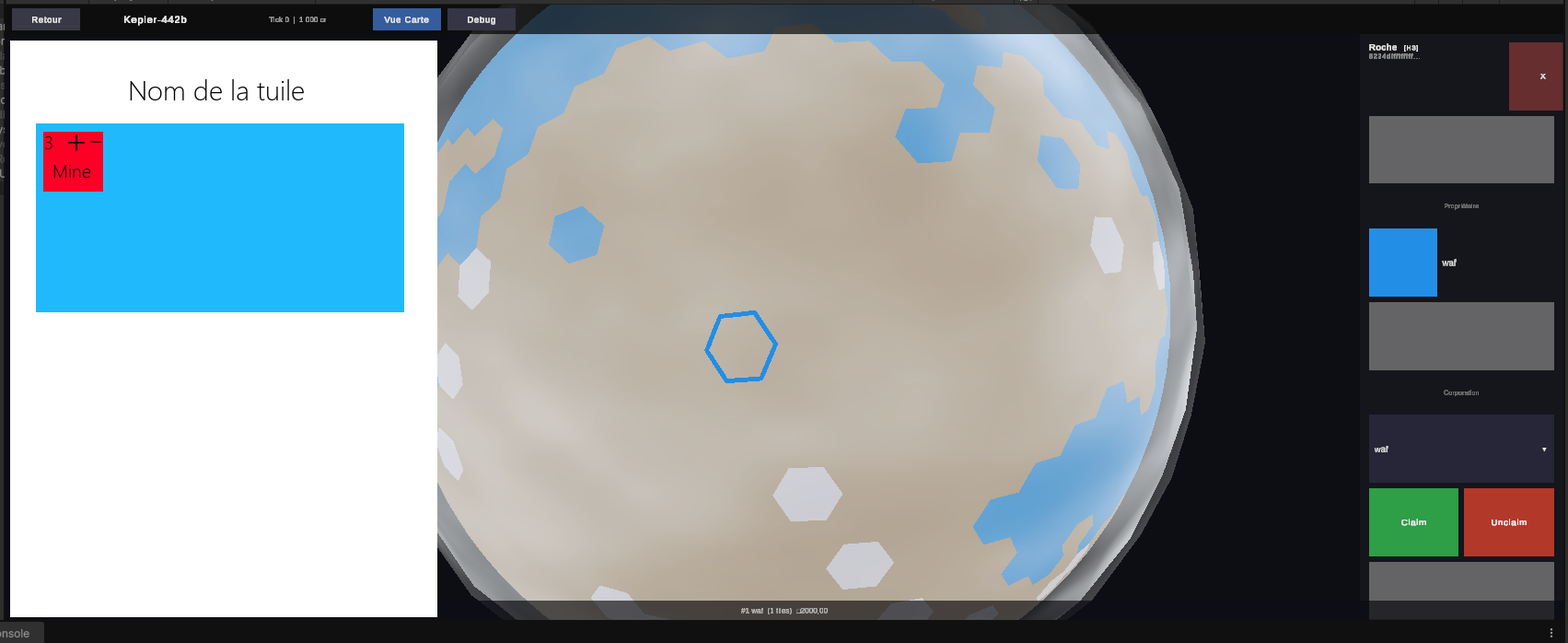
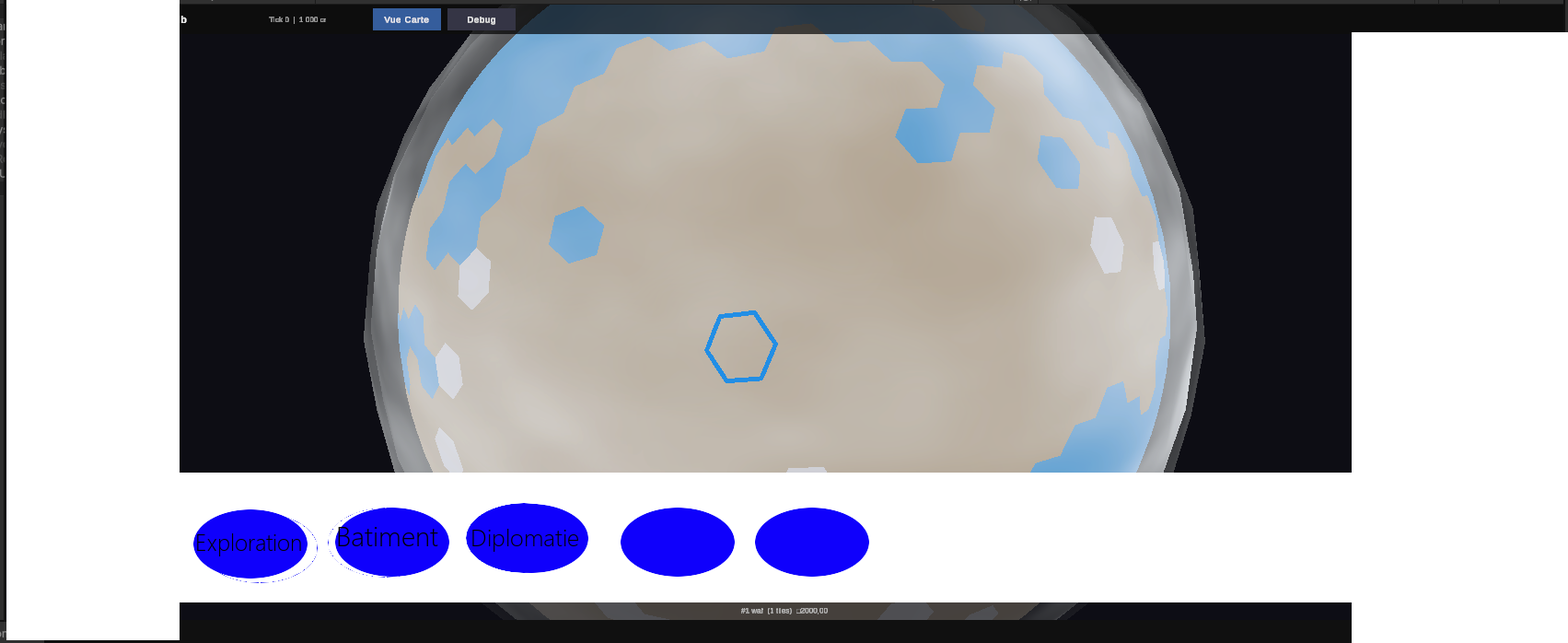
Two versions of the same layered image (1568x643). Layer-by-layer changes:
hid group "Groupe de calques" (11 layers) over [35, 40, 438, 617]
added group "Menu" with 6 layers above "Calque copié" over [6, 0, 1568, 643]
added layer "Batiment" in group "Menu" over [337, 526, 439, 546]
added layer "Diplomatie" in group "Menu" over [472, 528, 579, 552]
added layer "Exploration" in group "Menu" over [197, 533, 302, 557]
added layer "fondbouton" in group "Menu" over [193, 503, 870, 579]
added layer "Calque copié #1" in group "Menu" over [465, 502, 582, 573]
added layer "fond #1" in group "Menu" over [6, 0, 1568, 643]
